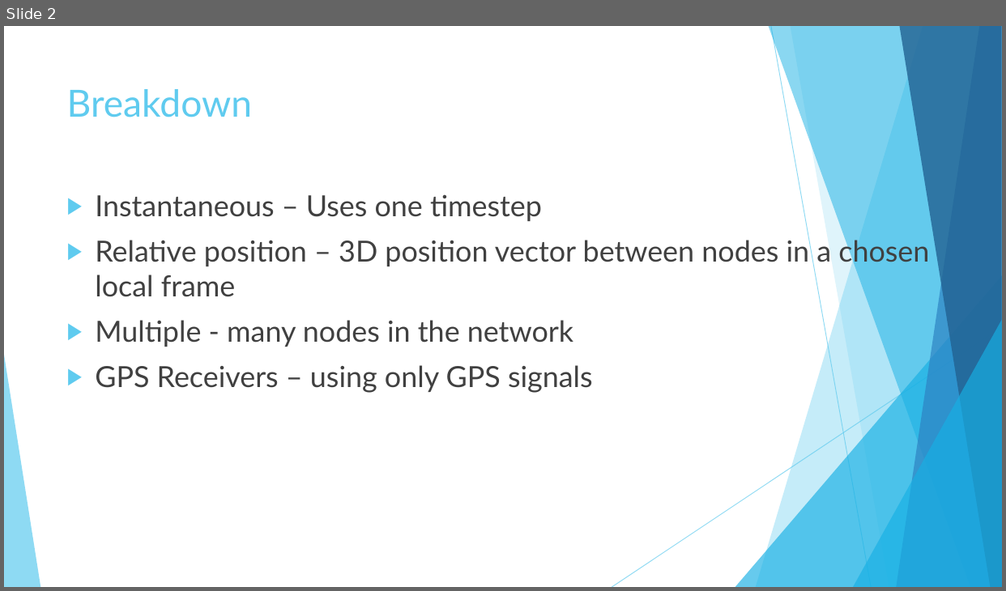
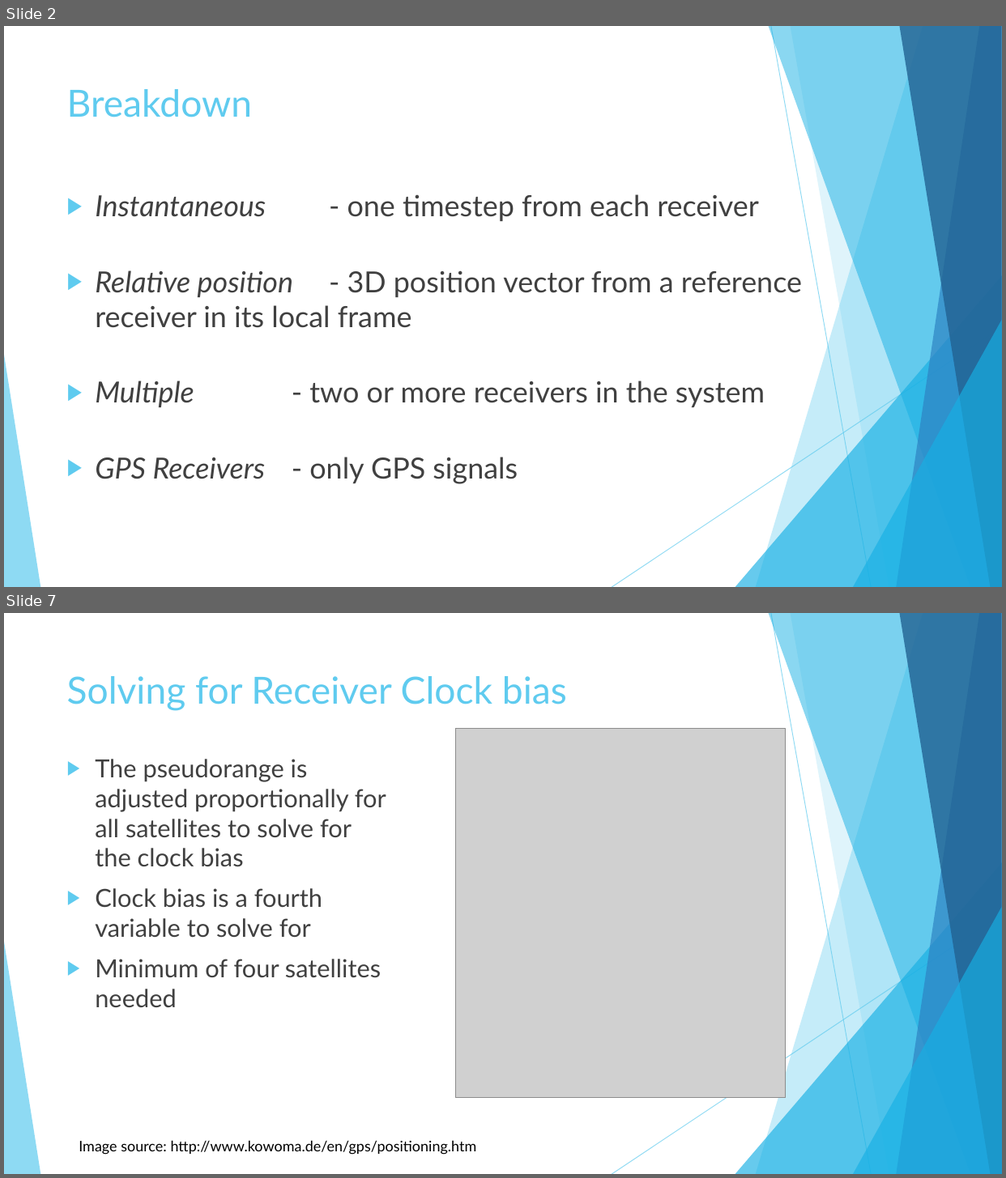
Before and after one commit to Lydia-D/Thesis_GH, a slide deck: Instantaneous Relative Positioning of Multiple GPS Receivers.pptx. Shown one above the other, each under a label of ours: slide 2 before the commit, slides 2 and 7 after it; the slides between them are not shown. The pictures are 1006x591 and 1006x1178 pixels, drawn with LibreOffice and Linux fonts; fonts in the diff are those of the drawing; grey boxes stand for pictures. Boxes give left, top, right and bottom in pixels: in the first picture for what was removed or moved away, otherwise in the second. Text is boxed around its words. In the diff, an @@ line names an element or a change of style, - is before the commit and + after.

```diff
--- a/Instantaneous Relative Positioning of Multiple GPS Receivers.pptx
+++ b/Instantaneous Relative Positioning of Multiple GPS Receivers.pptx
@@ slide 7 added at (x1=4, y1=613, x2=1002, y2=1174), background #FFFFFF; not listed: 10 template elements that a slide beside it also shows @@
@@ title added at (x1=67, y1=676, x2=567, y2=711), 36 pt, text #5FCBEF @@
+Solving for Receiver Clock bias
@@ picture added at (x1=455, y1=728, x2=786, y2=1097) @@
@@ text added at (x1=95, y1=759, x2=386, y2=1007), 24 pt, text #404040 @@
+▶ The pseudorange is adjusted proportionally for all satellites to solve for the clock bias
+▶ Clock bias is a fourth variable to solve for
+▶ Minimum of four satellites needed
@@ text added at (x1=79, y1=1140, x2=477, y2=1155), 14 pt, text #000000 @@
+Image source: http://www.kowoma.de/en/gps/positioning.htm
@@ slide 2 changed as well @@
@@ text at (x1=95, y1=194, x2=802, y2=484): text changed @@
-▶ Instantaneous – Uses one timestep
-▶ Relative position – 3D position vector between nodes in a chosen local frame
-▶ Multiple - many nodes in the network
-▶ GPS Receivers – using only GPS signals
+▶ Instantaneous - one timestep from each receiver
+▶ Relative position - 3D position vector from a reference receiver in its local frame
+▶ Multiple - two or more receivers in the system
+▶ GPS Receivers - only GPS signals
```
Also in this commit, not shown: 1 other slide changed, 13 other slides added, 13 slides removed, 33 other files.
